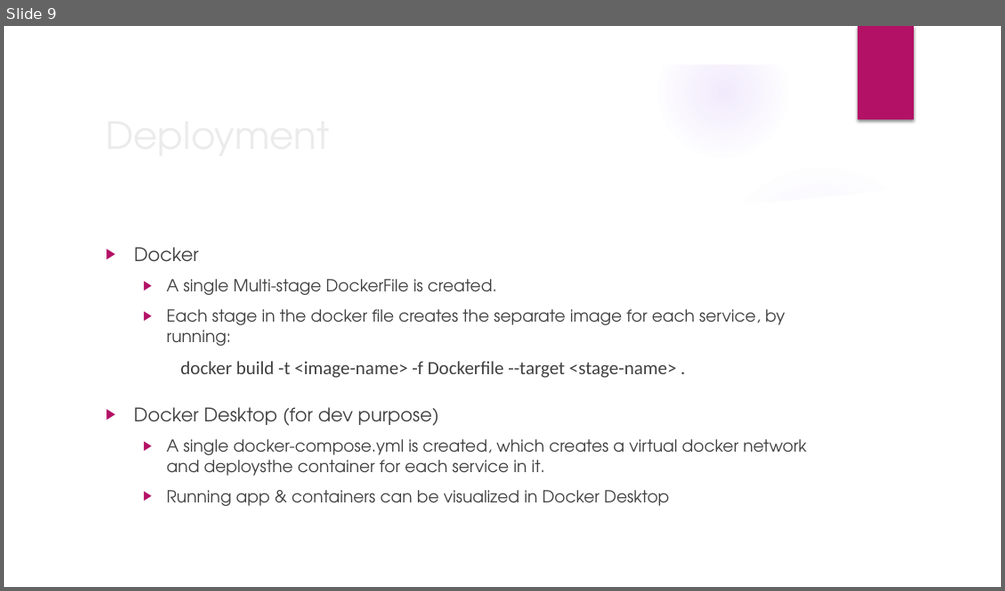
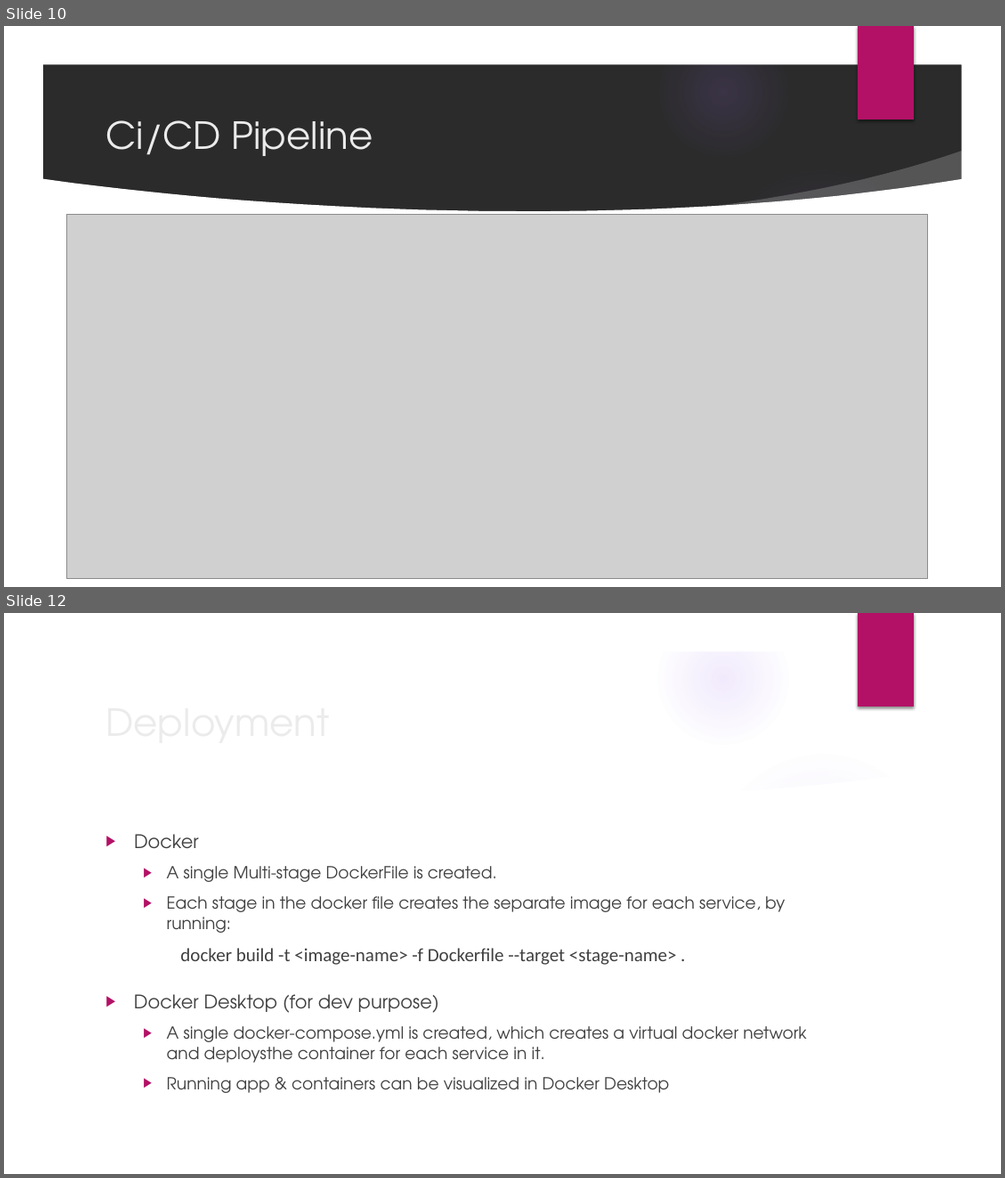
Before and after one commit to iamtarun99/Video-share-platform, a slide deck: Video Share Platform.pptx. Shown one above the other, each under a label of ours: slide 9 before the commit, slides 10 and 12 after it; the slides between them are not shown. The pictures are 1005x591 and 1005x1178 pixels, drawn with LibreOffice and Linux fonts; fonts in the diff are those of the drawing; grey boxes stand for pictures; background and template pictures are left out; a plain dark background stands for a picture behind light text. Boxes give left, top, right and bottom in pixels: in the first picture for what was removed or moved away, otherwise in the second. Text is boxed around its words. In the diff, an @@ line names an element or a change of style, - is before the commit and + after.

```diff
--- a/Video Share Platform.pptx
+++ b/Video Share Platform.pptx
@@ slide 10 added at (4, 26, 1001, 587), background picture (left out); not listed: 9 template elements that a slide beside it also shows @@
@@ title added at (105, 120, 373, 156), 36 pt, text #EBEBEB @@
+Ci/CD Pipeline
@@ picture added at (67, 215, 928, 579) @@
@@ what was slide 9 is now slide 12 @@
```
Also in this commit, not shown: 8 slides changed, 3 other slides added, 1 slide removed.
